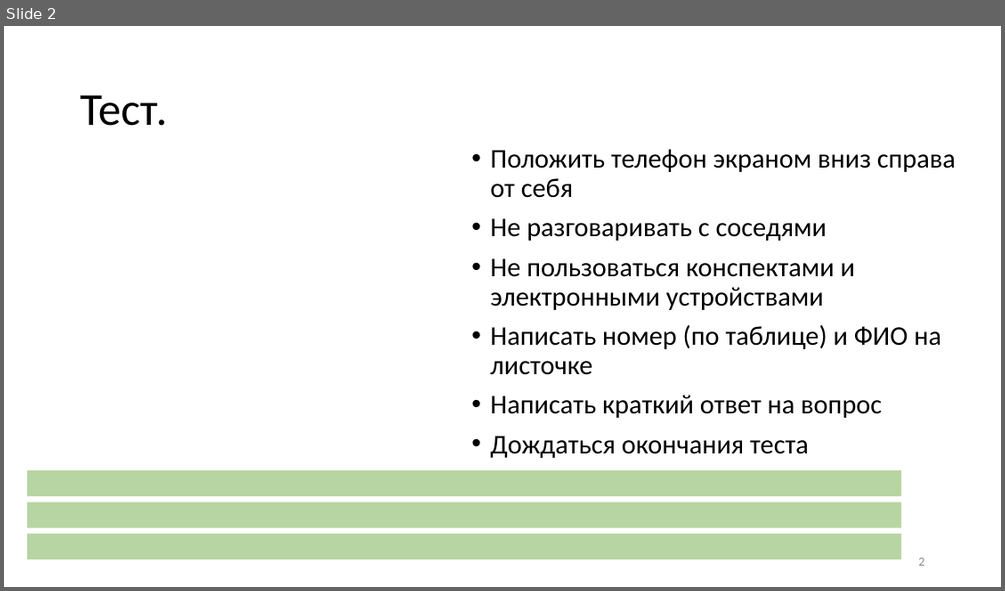
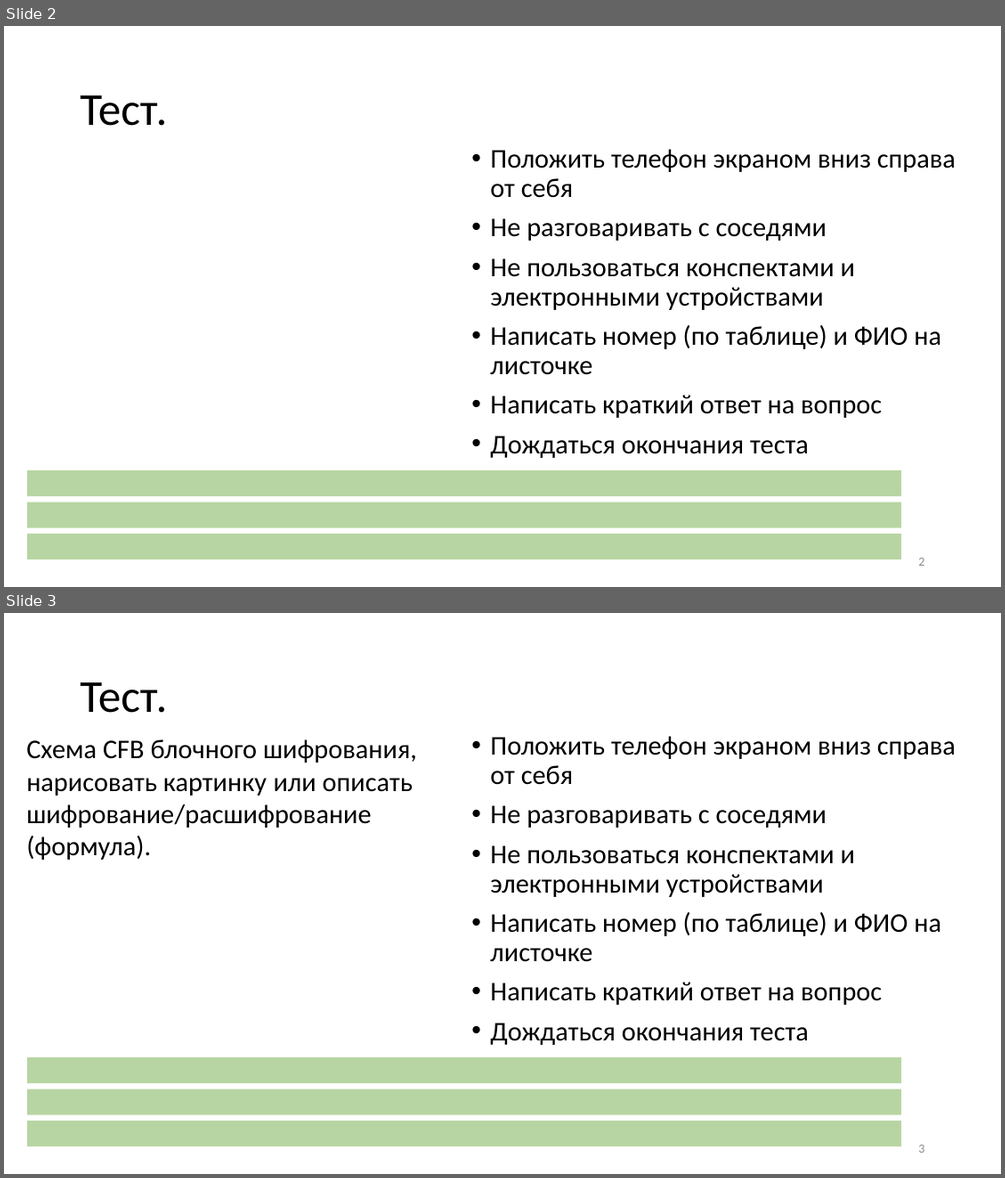
Before and after one commit to CryptoCourse/CryptoLectures, a slide deck: Lectures/Lecture5.pptx. Shown one above the other, each under a label of ours: slide 2 before the commit, slides 2 and 3 after it. The pictures are 1005x591 and 1005x1178 pixels, drawn with LibreOffice and Linux fonts; fonts in the diff are those of the drawing. Boxes give left, top, right and bottom in pixels: in the first picture for what was removed or moved away, otherwise in the second. Text is boxed around its words. In the diff, an @@ line names an element or a change of style, - is before the commit and + after.

```diff
--- a/Lectures/Lecture5.pptx
+++ b/Lectures/Lecture5.pptx
@@ slide 3 added at box(4, 613, 1001, 1174), background #FFFFFF @@
@@ title added at box(80, 682, 167, 713), 44 pt, text #000000 @@
+Тест.
@@ text added at box(26, 739, 417, 860), 26 pt, text #000000 @@
+Схема CFB блочного шифрования, нарисовать картинку или описать шифрование/расшифрование (формула).
@@ text added at box(490, 736, 955, 1045), 26 pt, text #000000 @@
+• Положить телефон экраном вниз справа от себя
+• Не разговаривать с соседями
+• Не пользоваться конспектами и электронными устройствами
+• Написать номер (по таблице) и ФИО на листочке
+• Написать краткий ответ на вопрос
+• Дождаться окончания теста
@@ rectangle added at box(27, 1057, 901, 1083), fill #70AD47 at 50% opacity @@
@@ rectangle added at box(27, 1088, 901, 1115), fill #70AD47 at 50% opacity @@
@@ rectangle added at box(27, 1121, 901, 1147), fill #70AD47 at 50% opacity @@
@@ page number added at box(918, 1144, 924, 1152), 12 pt, text #8C8C8C @@
+3
```
Also in this commit, not shown: 1 slide changed, 8 other files.
